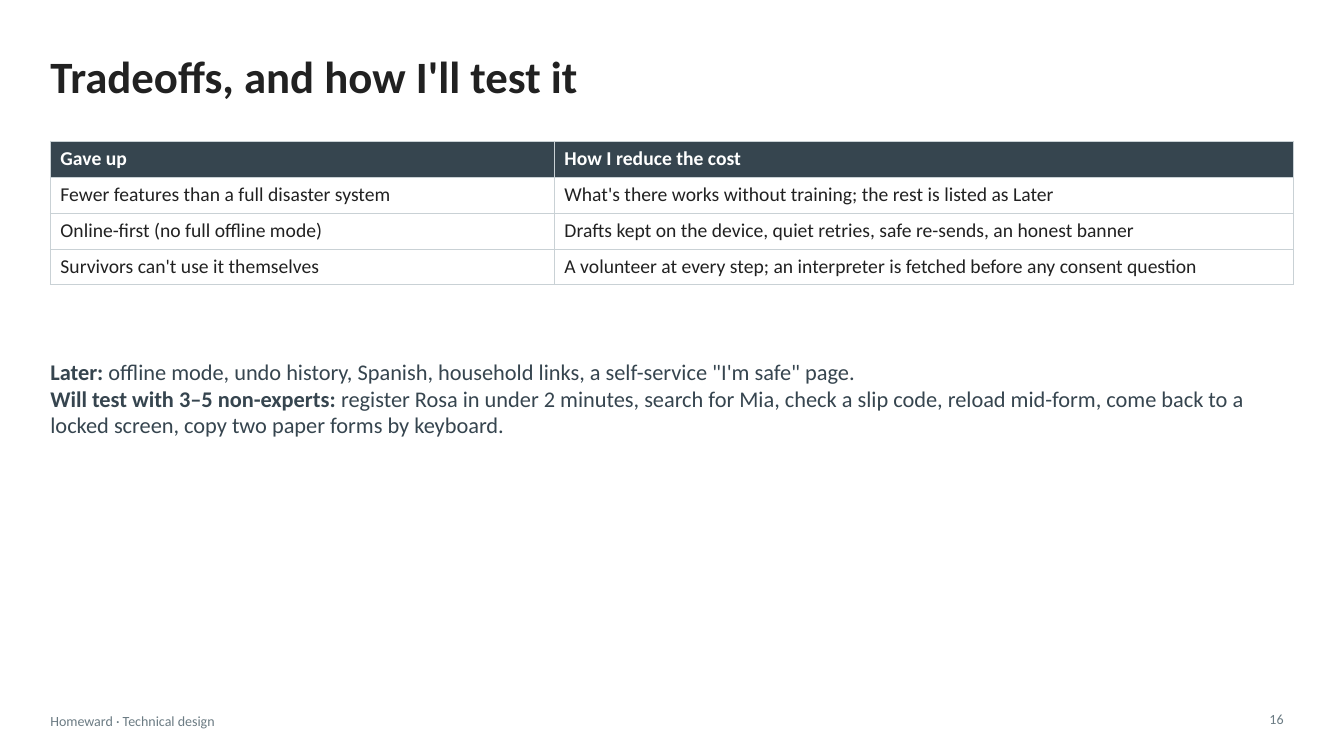
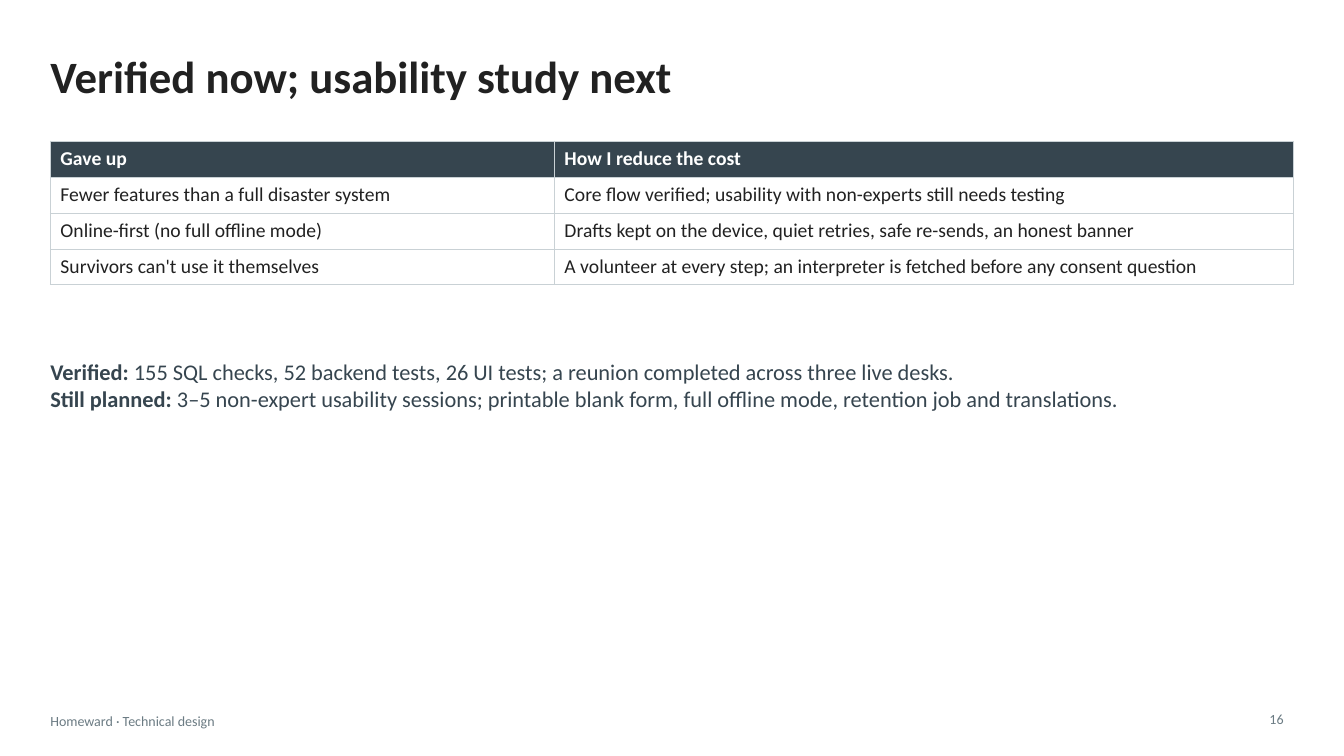
Before and after one commit to growingpenguin/homeward, a slide deck: slide 16 of Homeward_Design.pptx. Drawn at 1344x756 pixels with LibreOffice and Linux fonts; fonts in the diff are those of the drawing. Boxes give left, top, right and bottom in pixels: in the first picture for what was removed or moved away, otherwise in the second. Text is boxed around its words. In the diff, an @@ line names an element or a change of style, - is before the commit and + after.

```diff
--- a/Homeward_Design.pptx
+++ b/Homeward_Design.pptx
@@ title at <box>50,61,671,100</box>: text changed @@
-Tradeoffs, and how I'll test it
+Verified now; usability study next
@@ table at <box>50,141,1294,280</box> @@
-row 2, column 2: What's there works without training; the rest is listed as Later
+row 2, column 2: Core flow verified; usability with non-experts still needs testing
@@ text at <box>50,364,1118,411</box>: text changed @@
-Later: offline mode, undo history, Spanish, household links, a self-service "I'm safe" page.
-Will test with 3–5 non-experts: register Rosa in under 2 minutes, search for Mia, check a slip code, reload mid-form, come back to a locked screen, copy two paper forms by keyboard.
+Verified: 155 SQL checks, 52 backend tests, 26 UI tests; a reunion completed across three live desks.
+Still planned: 3–5 non-expert usability sessions; printable blank form, full offline mode, retention job and translations.
```
Also in this commit, not shown: 10 other slides changed, 3 other files.
